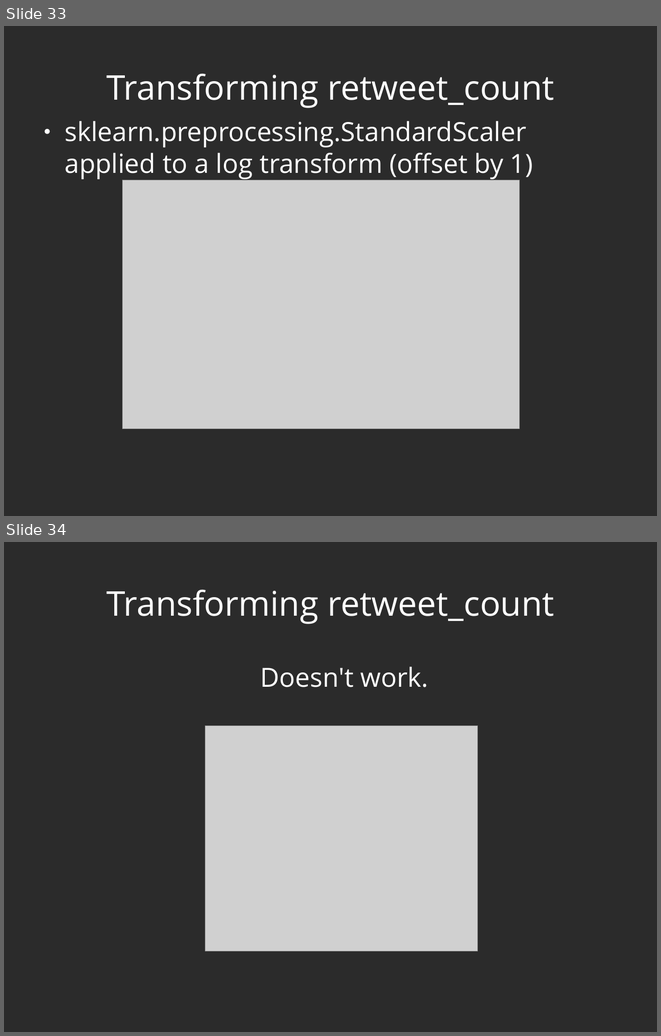
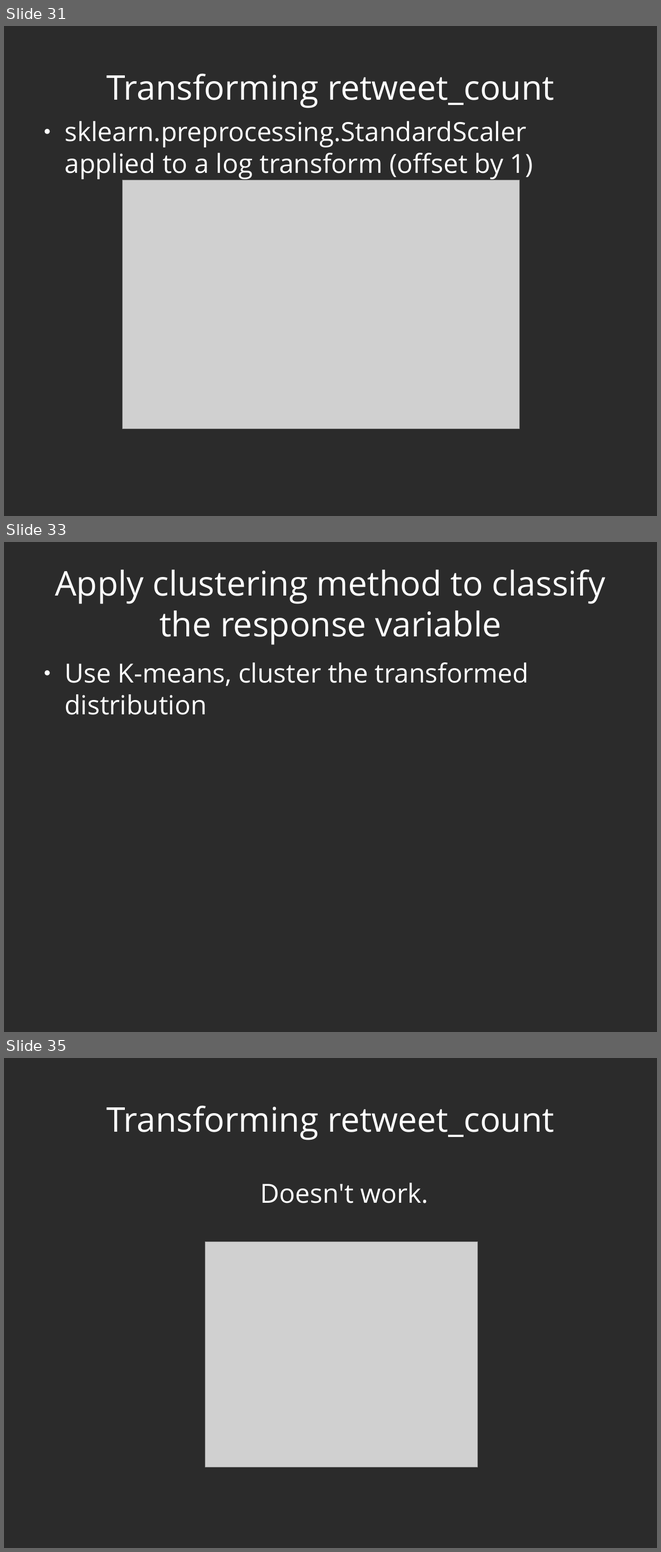
Before and after one commit to dwcoates/twits, a slide deck: presentation.odp. Shown one above the other, each under a label of ours: slides 33 and 34 before the commit, slides 31, 33 and 35 after it; the slides between them are not shown. The pictures are 661x1036 and 661x1552 pixels, drawn with LibreOffice and Linux fonts; fonts in the diff are those of the drawing; grey boxes stand for pictures; background and template pictures are left out; a plain dark background stands for a picture behind light text. Boxes give left, top, right and bottom in pixels: in the first picture for what was removed or moved away, otherwise in the second. Text is boxed around its words. In the diff, an @@ line names an element or a change of style, - is before the commit and + after.

```diff
--- a/presentation.odp
+++ b/presentation.odp
@@ slide 33 added at box(4, 542, 657, 1032), background picture (left out) @@
@@ title added at box(55, 570, 606, 645), 41.4 pt, text #FFFFFF @@
+Apply clustering method to classify the response variable
@@ text added at box(64, 662, 529, 715), 32 pt, text #FFFFFF @@
+● Use K-means, cluster the transformed distribution
@@ what was slide 33 is now slide 31 @@
@@ what was slide 34 is now slide 35 @@
```
Also in this commit, not shown: 2 slides changed, 2 other slides added, 2 slides removed.
